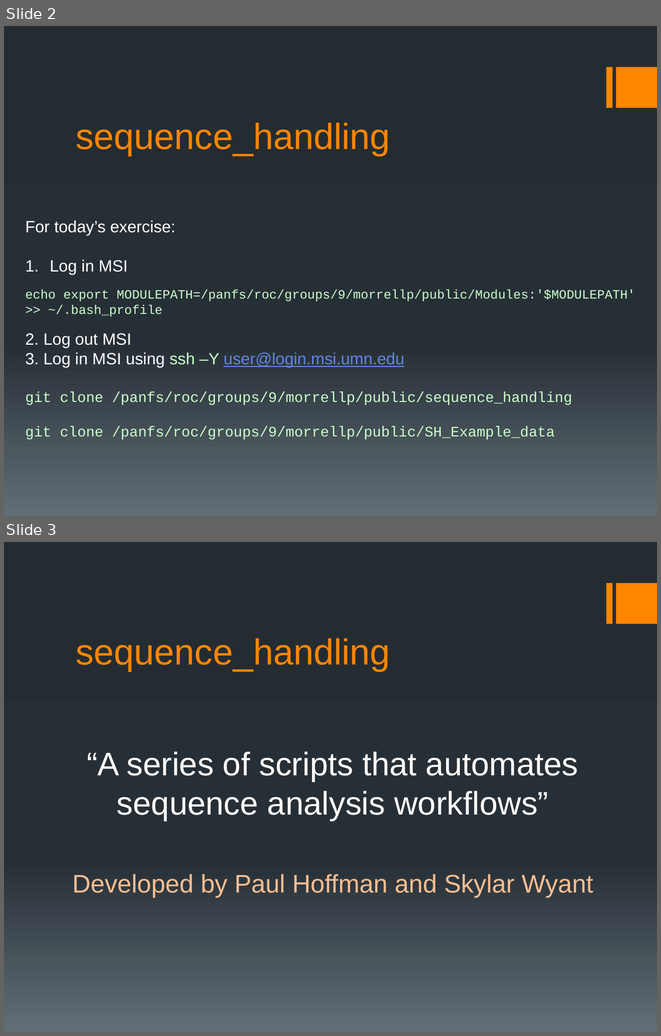
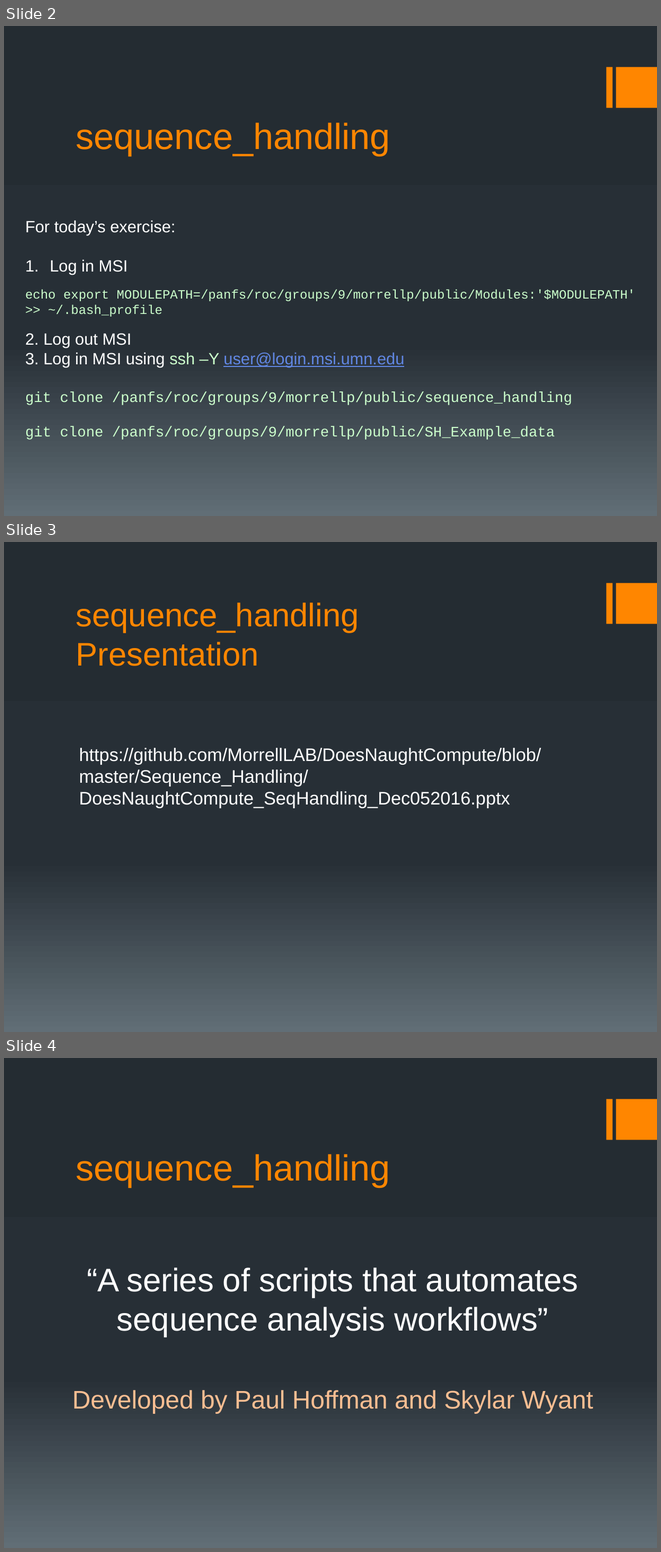
Before and after one commit to MorrellLAB/DoesNaughtCompute, a slide deck: Sequence_Handling/DoesNaughtCompute_SeqHandling_Dec052016.pptx. Shown one above the other, each under a label of ours: slides 2 and 3 before the commit, slides 2, 3 and 4 after it. The pictures are 661x1036 and 661x1552 pixels, drawn with LibreOffice and Linux fonts; fonts in the diff are those of the drawing. Boxes give left, top, right and bottom in pixels: in the first picture for what was removed or moved away, otherwise in the second. Text is boxed around its words. In the diff, an @@ line names an element or a change of style, - is before the commit and + after.

Commit message:
Updated slides

```diff
--- a/Sequence_Handling/DoesNaughtCompute_SeqHandling_Dec052016.pptx
+++ b/Sequence_Handling/DoesNaughtCompute_SeqHandling_Dec052016.pptx
@@ slide 3 added at bbox=[4, 542, 657, 1032], background gradient #242C33 to #273037 to #636D76; not listed: 2 template elements that a slide beside it also shows @@
@@ title added at bbox=[76, 602, 359, 666], 36 pt, text #FF8600 @@
+sequence_handling
+Presentation
@@ text added at bbox=[79, 748, 541, 808], 20 pt, text #FFFFFF @@
+https://github.com/MorrellLAB/DoesNaughtCompute/blob/master/Sequence_Handling/DoesNaughtCompute_SeqHandling_Dec052016.pptx
@@ what was slide 3 is now slide 4 @@
```
